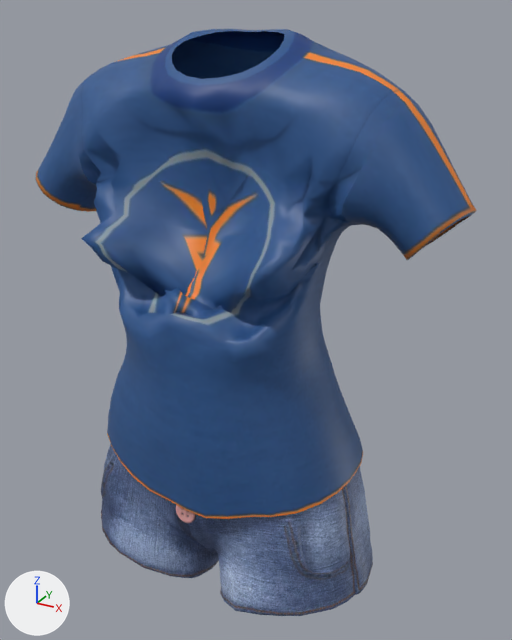
A saved change to the glTF model public/models/studio/outfits/female_casualsuit02.glb.
The view is the same before and after, from a camera (50 mm lens) standing at (0.404, -0.696, 1.375) and looking at (0.023, -0.004, 1.028). The lights are fixed; the arrows at lower left show +X, +Y and +Z. The older version comes first. Both versions are drawn at full value of the shape key 'ChestFlat_Pos' of 'Outfit_female_casualsuit02'; the numbers are the values there. Vertices at exactly the same position are counted once.

Objects in the first picture: 'Outfit_female_casualsuit02'.
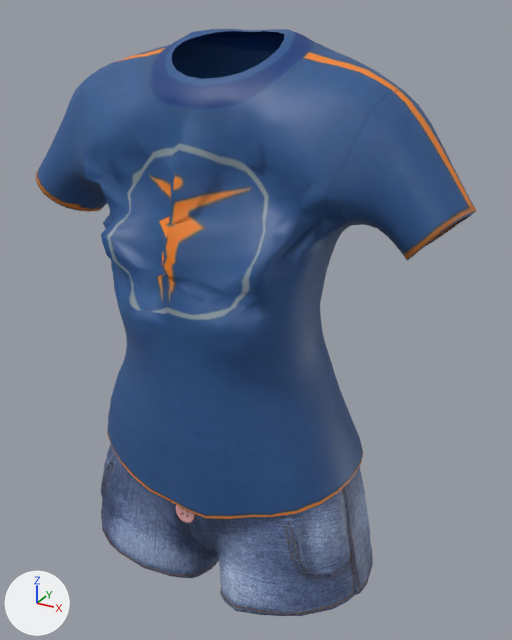
Boxes (x1, y1, x2, y2) around the edits, measured in the pictures (512 x 640 px; the box of a moved part takes in the faces that stretch with it):
part 1 of me_outfit_female_casualsuit02, moved or reshaped
    both: (81, 90, 362, 360)

The change in detail:
me_outfit_female_casualsuit02 is used by ob_outfit_female_casualsuit02; location (0.0, 0.0, 0.0).
me_outfit_female_casualsuit02 had 2876 vertices, 5488 faces and spanned x -0.271..0.268, y -0.149..0.097, z 0.662..1.355.
me_outfit_female_casualsuit02 now has 2876 vertices, 5488 faces and spans x -0.271..0.268, y -0.151..0.097, z 0.662..1.355.
me_outfit_female_casualsuit02 part 1: 178 of 2876 vertices moved; they spanned x -0.14..0.147, y -0.149..-0.021, z 1.053..1.281 and now span x -0.145..0.152, y -0.151..-0.043, z 1.063..1.286; mean shift (0.0, -0.017, 0.013); largest move (-0.001, -0.07, 1.149) -> (-0.001, -0.136, 1.196).
